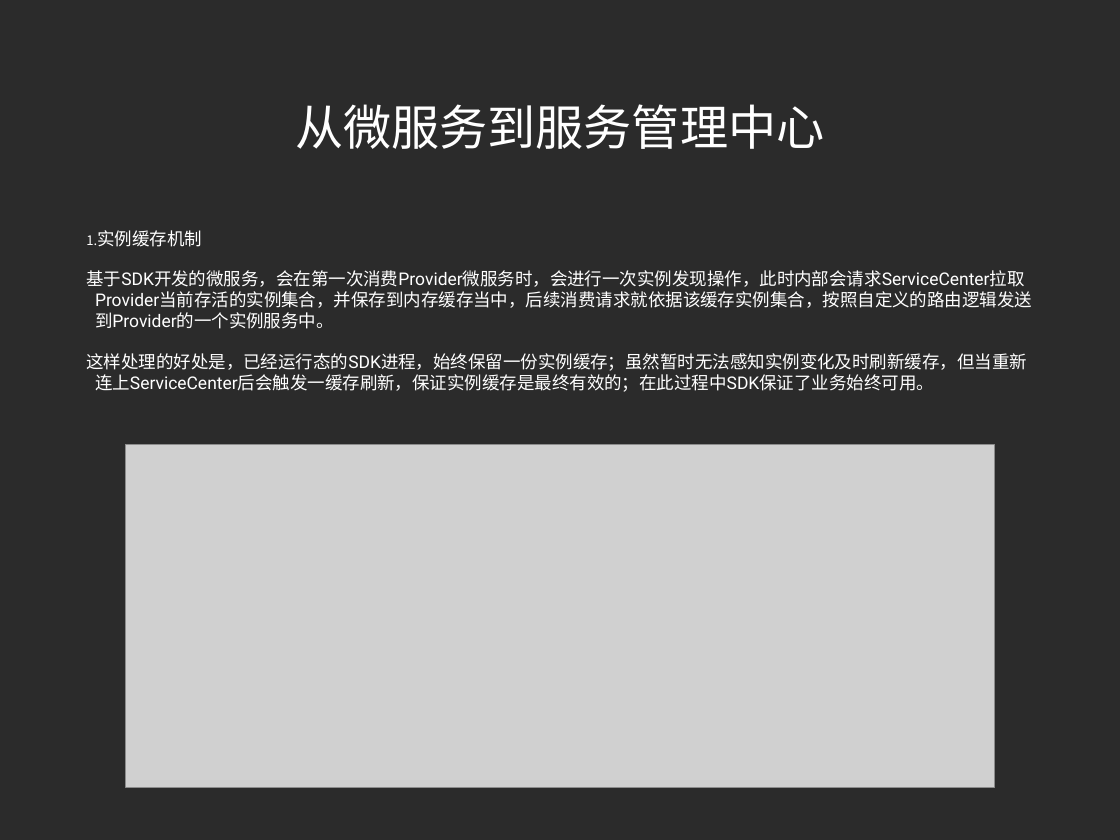
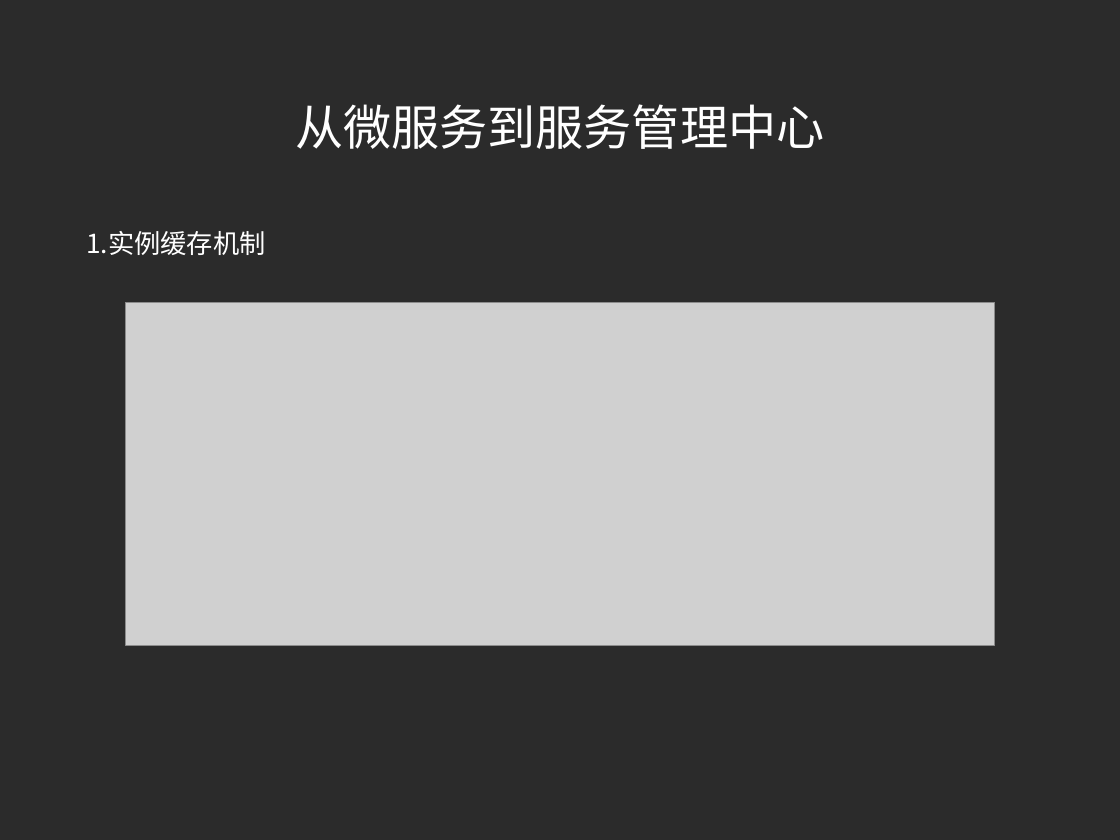
Before and after one commit to little-cui/sc-tester, a slide deck: slide 10 of doc/introduce.ppt (slide 12 before the commit). Drawn at 1120x840 pixels with LibreOffice and Linux fonts; fonts in the diff are those of the drawing; grey boxes stand for pictures; background and template pictures are left out; a plain dark background stands for a picture behind light text. Boxes give left, top, right and bottom in pixels: in the first picture for what was removed or moved away, otherwise in the second. Text is boxed around its words. In the diff, an @@ line names an element or a change of style, - is before the commit and + after.

```diff
--- a/doc/introduce.ppt
+++ b/doc/introduce.ppt
@@ text "实例缓存机制" at <box>86,231,265,255</box>: size 16 to 24 pt, font Roboto to Noto Sans CJK SC @@
@@ text at <box>86,270,1032,392</box>: paragraphs removed @@
-基于SDK开发的微服务，会在第一次消费Provider微服务时，会进行一次实例发现操作，此时内部会请求ServiceCenter拉取Provider当前存活的实例集合，并保存到内存缓存当中，后续消费请求就依据该缓存实例集合，按照自定义的路由逻辑发送到Provider的一个实例服务中。
-这样处理的好处是，已经运行态的SDK进程，始终保留一份实例缓存；虽然暂时无法感知实例变化及时刷新缓存，但当重新连上ServiceCenter后会触发一缓存刷新，保证实例缓存是最终有效的；在此过程中SDK保证了业务始终可用。
@@ picture: place and size @@
-picture at <box>126,444,995,788</box>
+picture at <box>126,302,995,646</box>
```
Also in this commit, not shown: 8 other slides changed, 2 slides removed.
